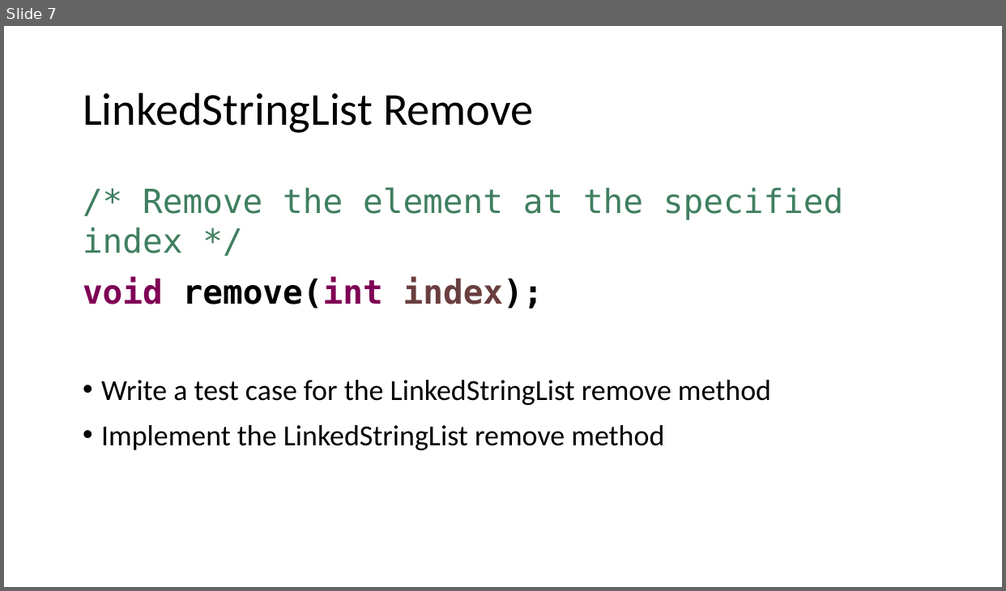
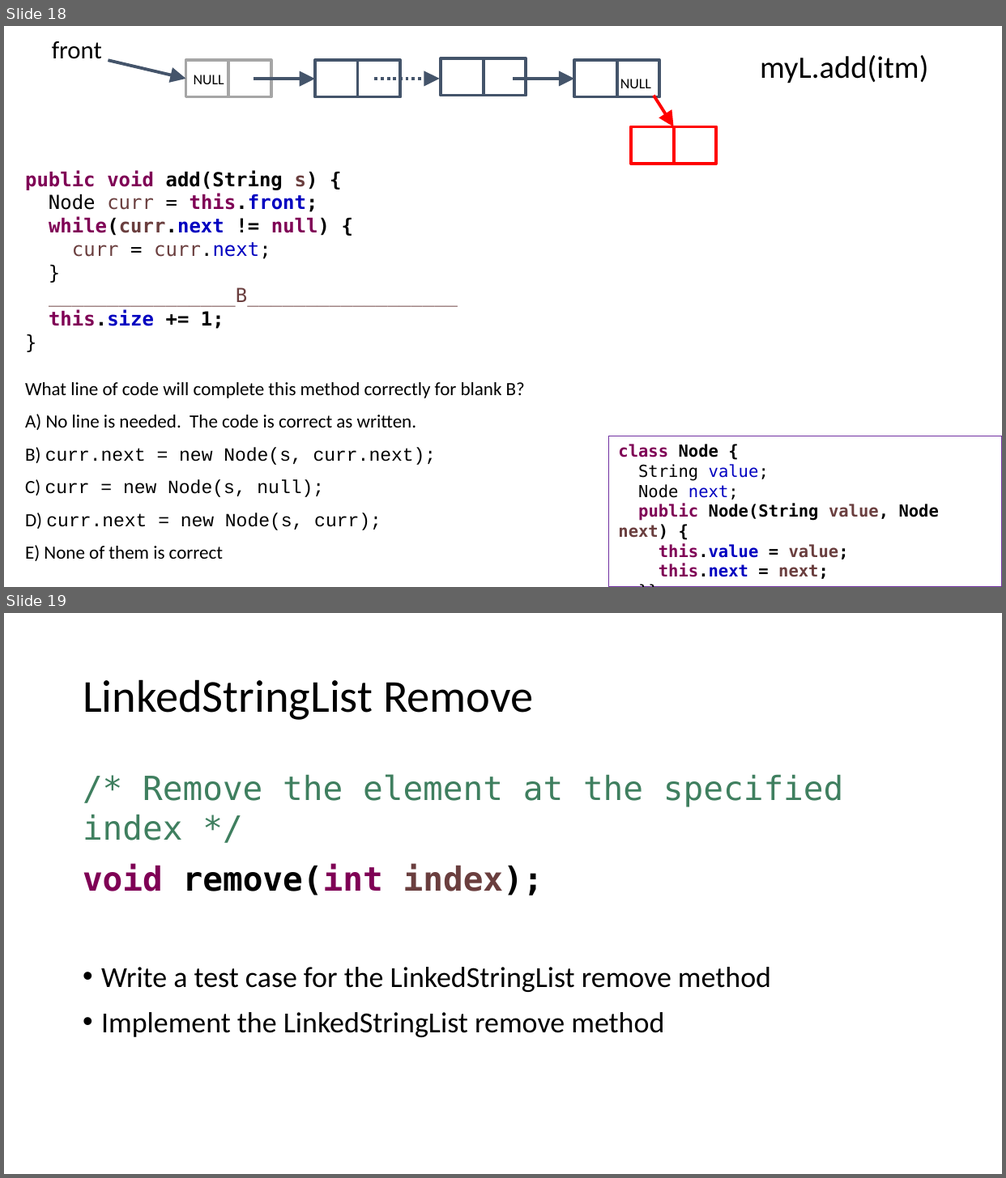
Before and after one commit to ucsd-cse12-w21/ucsd-cse12-w21.github.io, a slide deck: lectures/lecture-05/Lecture-Live C00/Lecture 05 - Lecture.pptx. Shown one above the other, each under a label of ours: slide 7 before the commit, slides 18 and 19 after it. The pictures are 1006x591 and 1006x1178 pixels, drawn with LibreOffice and Linux fonts; fonts in the diff are those of the drawing. Boxes give left, top, right and bottom in pixels: in the first picture for what was removed or moved away, otherwise in the second. Text is boxed around its words. In the diff, an @@ line names an element or a change of style, - is before the commit and + after.

```diff
--- a/lectures/lecture-05/Lecture-Live C00/Lecture 05 - Lecture.pptx
+++ b/lectures/lecture-05/Lecture-Live C00/Lecture 05 - Lecture.pptx
@@ slide 18 added at [4, 26, 1002, 587], background #FFFFFF @@
@@ text added at [52, 41, 102, 59], 18 pt, text #000000 @@
+front
@@ arrow added from (108, 60) to (185, 79), #44546A 2.25 pt @@
@@ rectangle added at [185, 60, 271, 96], outline #A6A6A6 2.25 pt, 10.5 pt, text #000000 @@
+NULL
@@ line added from (228, 60) to (228, 96), #A6A6A6 2.25 pt @@
@@ rectangle added at [315, 60, 401, 96], outline #44546A 2.25 pt @@
@@ line added from (357, 60) to (357, 96), #44546A 2.25 pt @@
@@ rectangle added at [441, 59, 527, 96], outline #44546A 2.25 pt @@
@@ line added from (483, 59) to (483, 96), #44546A 2.25 pt @@
@@ rectangle added at [573, 60, 659, 96], outline #44546A 2.25 pt @@
@@ line added from (616, 60) to (616, 96), #44546A 2.25 pt @@
@@ text added at [760, 55, 928, 84], 22.5 pt, text #000000 @@
+myL.add(itm)
@@ arrow added from (253, 79) to (315, 79), #44546A 2.25 pt @@
@@ arrow added from (374, 79) to (439, 79), #44546A 2.25 pt dashed @@
@@ arrow added from (513, 79) to (573, 79), #44546A 2.25 pt @@
@@ text added at [620, 79, 651, 88], 10.5 pt, text #000000 @@
+NULL
@@ arrow added from (654, 96) to (674, 126), #FF0000 2.25 pt @@
@@ rectangle added at [631, 126, 717, 164], outline #FF0000 2.25 pt @@
@@ line added from (674, 126) to (674, 164), #FF0000 2.25 pt @@
@@ text added at [25, 170, 525, 561], 13.5 pt, text #000000 @@
+public void add(String s) {
+Node curr = this.front;
+while(curr.next != null) {
+curr = curr.next;
+}
+________________B__________________
+this.size += 1;
+}
+What line of code will complete this method correctly for blank B?
+A) No line is needed. The code is correct as written.
+B) curr.next = new Node(s, curr.next);
+C) curr = new Node(s, null);
+D) curr.next = new Node(s, curr);
+E) None of them is correct
@@ rectangle added at [609, 436, 1002, 587], outline #7030A0 0.75 pt, 12 pt, text #000000, bold @@
+class Node {
+String value;
+Node next;
+public Node(String value, Node next) {
+this.value = value;
+this.next = next;
+}}
@@ what was slide 7 is now slide 19 @@
```
Also in this commit, not shown: 2 slides changed, 14 other slides added, 3 slides removed, 3 other files.
